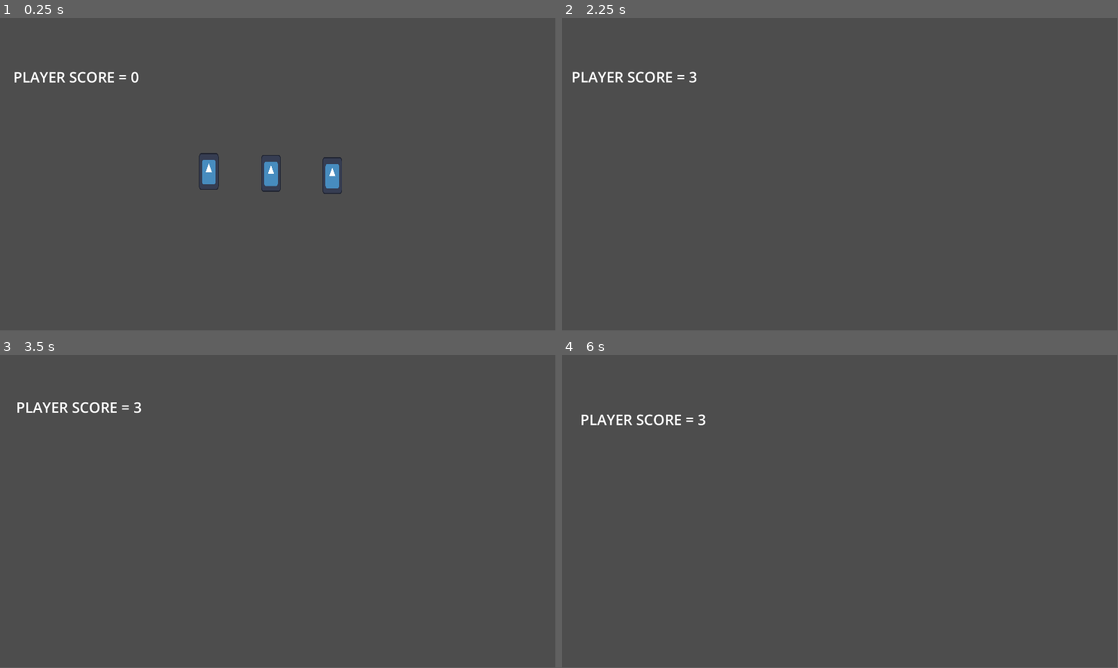
Above: before the commit, frames 1-4 (two rows, left to right).
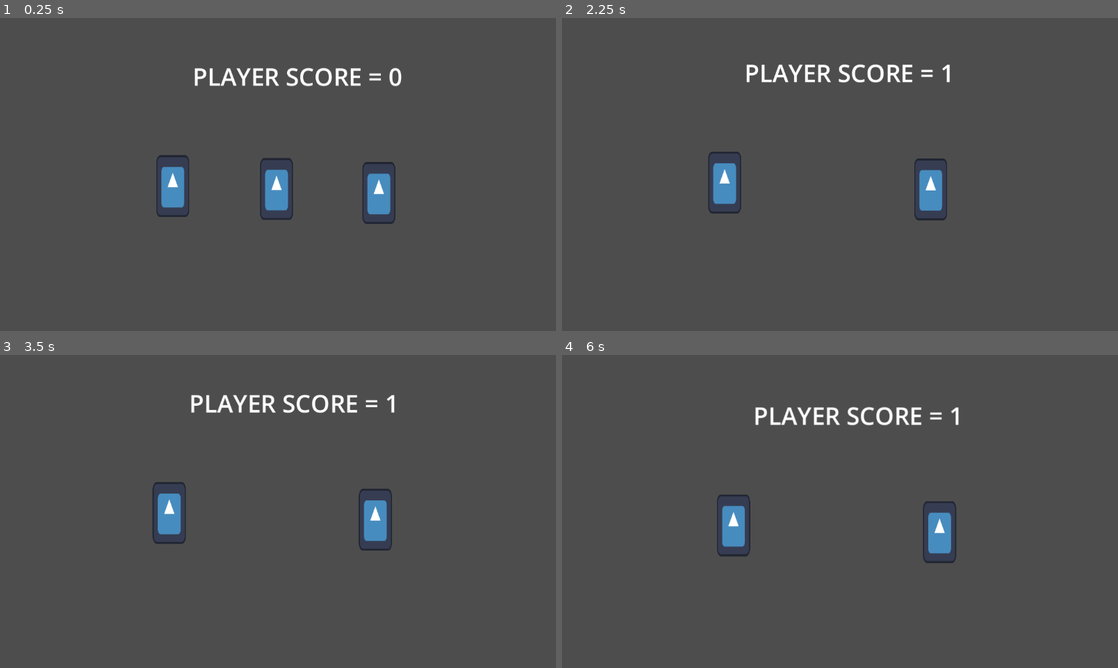
Above: after the commit, the same moments.

Repository: HelpMeFindAUsername/RIFTB
Game: Godot game, scene res://Scenes/main.tscn
Two runs of this game, one before a commit and one after it. Both use one fixed random seed, a clock stepped at 60 frames per second and the inputs below. The engine's default icon, where the game draws it, is replaced by a stand-in: a white triangle on a blue panel in a dark square.
Inputs (mouse positions are in pixels of both pictures, inside the frame that each line leads up to):
- Up to frame 1 (0.25 s): no input
- Up to frame 2 (2.25 s): move the mouse to (773, 171) at 0.52 s; click (773, 171) at 0.67 s; move the mouse to (840, 174) at 1.27 s; click (840, 174) at 1.42 s; move the mouse to (895, 174) at 2.02 s; click (895, 174) at 2.17 s
- Up to frame 3 (3.5 s): move the mouse to (250, 574) at 2.77 s; click (250, 574) at 2.92 s
- Up to frame 4 (6 s): move the mouse to (1006, 558) at 3.52 s; click (1006, 558) at 3.67 s; move the mouse to (673, 464) at 4.27 s; click (673, 464) at 4.42 s; move the mouse to (867, 511) at 5.02 s; click (867, 511) at 5.17 s; move the mouse to (756, 433) at 5.77 s; click (756, 433) at 5.92 s
The window is 799x449 before the commit and 800x450 after it. Grey fills any space a smaller window leaves; there, only what the larger window draws over its background counts as a difference.

The runs differ from the first frame. In frame 1, 3.8% of the frame differs, in the area x 2-73%, y 15-66%; in frame 2, 2.6%; in frame 3, 2.6%; in frame 4, 2.7%.

Commit message:
Changed Aspect Ratio
Changed Aspect Ratio as it has yet to be defined for html5

Diff:
--- a/Scenes/camera.tscn
+++ b/Scenes/camera.tscn
@@ -6,14 +6,14 @@
 [node name="Camera" type="Node2D"]
 
 [node name="Node2D" type="Node2D" parent="."]
-position = Vector2(960, 540)
+position = Vector2(576, 324)
 
 [node name="Sprite2D" type="Sprite2D" parent="Node2D"]
 visible = false
 texture = ExtResource("1_e20cu")
 
 [node name="Camera2D" type="Camera2D" parent="."]
-position = Vector2(960, 540)
+position = Vector2(576, 324)
 ignore_rotation = false
 position_smoothing_enabled = true
 script = ExtResource("1_w55bj")
--- a/Scenes/main.tscn
+++ b/Scenes/main.tscn
@@ -13,21 +13,21 @@
 [node name="Main" type="Node2D"]
 
 [node name="Target" parent="." instance=ExtResource("1_jjgbg")]
-position = Vector2(722, 531)
+position = Vector2(345, 341)
 
 [node name="Target2" parent="." instance=ExtResource("1_jjgbg")]
-position = Vector2(937, 537)
+position = Vector2(560, 347)
 
 [node name="Target3" parent="." instance=ExtResource("1_jjgbg")]
-position = Vector2(1149, 545)
+position = Vector2(772, 355)
 
 [node name="Camera" parent="." instance=ExtResource("2_bo1nx")]
 
 [node name="Player_Score" type="Label" parent="."]
-offset_left = 46.0
-offset_top = 80.0
-offset_right = 397.0
-offset_bottom = 327.0
+offset_left = 386.0
+offset_top = -10.0
+offset_right = 737.0
+offset_bottom = 237.0
 theme_override_font_sizes/font_size = 50
 text = "SCORE"
 horizontal_alignment = 1
--- a/project.godot
+++ b/project.godot
@@ -13,6 +13,8 @@
 config/name="RIFTB"
 run/main_scene="uid://dmdntay685qki"
 config/features=PackedStringArray("4.4", "GL Compatibility")
+run/max_fps=60
+run/delta_smoothing=false
 config/icon="res://icon.svg"
 
 [autoload]
@@ -21,9 +23,11 @@
 
 [display]
 
-window/size/viewport_width=1920
-window/size/viewport_height=1080
+window/size/resizable=false
 window/size/borderless=true
+window/stretch/mode="viewport"
+window/stretch/scale_mode="integer"
+window/vsync/vsync_mode=0
 
 [dotnet]
 
